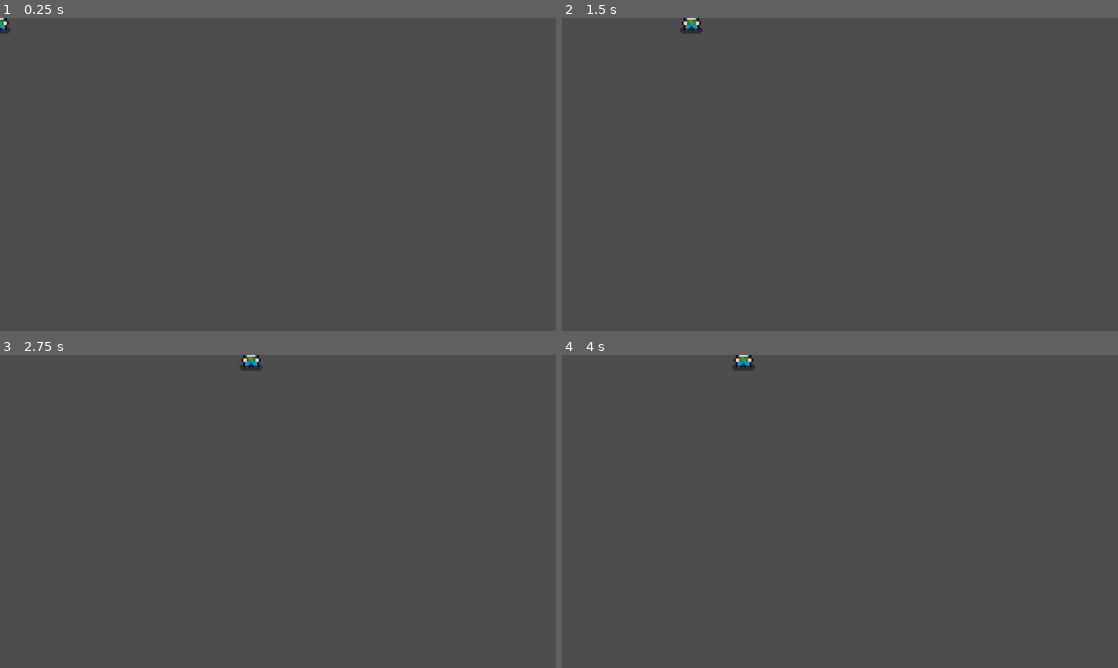
Above: before the commit, frames 1-4 (two rows, left to right).
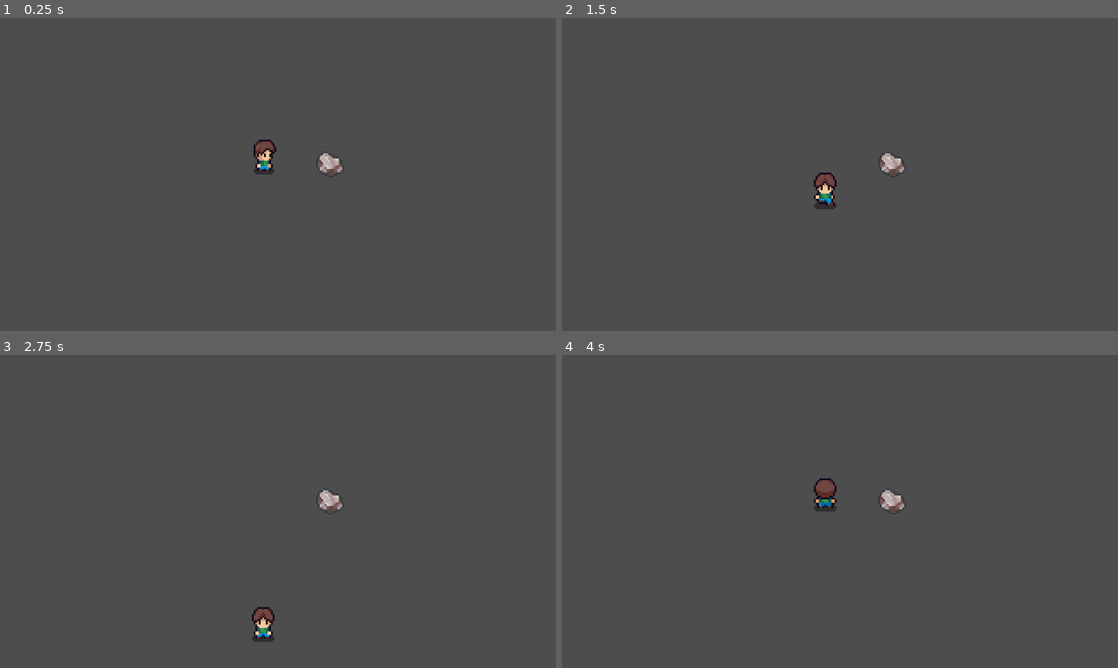
Above: after the commit, the same moments.

Repository: SiesmicMash/The-depths-of-mir
Game: Godot game, scene res://scenes/level.tscn
The game is run twice, just before and just after one commit, with the same random seed, the same clock (stepped at 60 frames per second) and the same inputs. Before the commit the project starts from res://scenes/player.tscn.
Inputs:
- Up to frame 1 (0.25 s): no input
- Up to frame 2 (1.5 s): hold Right (ui_right) 0.53-1.28 s; hold S (down, bound only after the commit) from 1.28 s (still down)
- Up to frame 3 (2.75 s): release S (down, bound only after the commit) at 2.03 s; hold Right (ui_right) from 2.03 s (still down)
- Up to frame 4 (4 s): release Right (ui_right) at 2.78 s; hold W (up, bound only after the commit) 2.78-3.53 s; hold Left (ui_left) from 3.53 s (still down)

The runs differ from the first frame. In frame 1, 0.7% of the frame differs, in the area x 0-62%, y 0-51%; in frame 2, 0.8%, in the area x 21-62%, y 0-62%; in frame 3, 0.8%; in frame 4, 0.8%.

Commit message:
added ore resources

Diff:
--- /dev/null
+++ b/the-depths-of-mir/data/ores/iron_ore.tres
@@ -0,0 +1,15 @@
+[gd_resource type="Resource" script_class="OreData" format=3 uid="uid://drw6rycqt34vu"]
+
+[ext_resource type="Script" uid="uid://bm3rjudf3wbx7" path="res://scripts/ore_data.gd" id="1_04tml"]
+[ext_resource type="Texture2D" uid="uid://ssbbvwcrdqq2" path="res://asset/images/ores/iron.png" id="2_04tml"]
+
+[sub_resource type="AtlasTexture" id="AtlasTexture_ydtff"]
+atlas = ExtResource("2_04tml")
+region = Rect2(0, 0, 16, 16)
+
+[resource]
+script = ExtResource("1_04tml")
+name = "iron_ore"
+texture = SubResource("AtlasTexture_ydtff")
+value = 20
+metadata/_custom_type_script = "uid://bm3rjudf3wbx7"
--- /dev/null
+++ b/the-depths-of-mir/data/ores/stone_ore.tres
@@ -0,0 +1,15 @@
+[gd_resource type="Resource" script_class="OreData" format=3 uid="uid://rrowlof8okyg"]
+
+[ext_resource type="Script" uid="uid://bm3rjudf3wbx7" path="res://scripts/ore_data.gd" id="1_1pas0"]
+[ext_resource type="Texture2D" uid="uid://cbw2b6630a7o3" path="res://asset/images/ores/stone.png" id="2_xj8ag"]
+
+[sub_resource type="AtlasTexture" id="AtlasTexture_ydtff"]
+atlas = ExtResource("2_xj8ag")
+region = Rect2(0, 0, 16, 16)
+
+[resource]
+script = ExtResource("1_1pas0")
+name = "stone_ore"
+texture = SubResource("AtlasTexture_ydtff")
+value = 10
+metadata/_custom_type_script = "uid://bm3rjudf3wbx7"
--- /dev/null
+++ b/the-depths-of-mir/data/rocks/iron.tres
@@ -0,0 +1,18 @@
+[gd_resource type="Resource" script_class="RockData" format=3 uid="uid://b1irscypiue7l"]
+
+[ext_resource type="Resource" uid="uid://drw6rycqt34vu" path="res://data/ores/iron_ore.tres" id="1_2p1yt"]
+[ext_resource type="Script" uid="uid://cqqb8fjy57vwe" path="res://scripts/rock_data.gd" id="1_qo01q"]
+[ext_resource type="Texture2D" uid="uid://ssbbvwcrdqq2" path="res://asset/images/ores/iron.png" id="2_8h880"]
+
+[sub_resource type="AtlasTexture" id="AtlasTexture_2p1yt"]
+atlas = ExtResource("2_8h880")
+region = Rect2(31.877647, 0.7635517, 16.202156, 15.310293)
+
+[resource]
+script = ExtResource("1_qo01q")
+texture = SubResource("AtlasTexture_2p1yt")
+max_health = 4
+rarity = 25
+min_depth = 3
+ore_resource = ExtResource("1_2p1yt")
+metadata/_custom_type_script = "uid://cqqb8fjy57vwe"
--- /dev/null
+++ b/the-depths-of-mir/data/rocks/stone.tres
@@ -0,0 +1,18 @@
+[gd_resource type="Resource" script_class="RockData" format=3 uid="uid://dm2kolr55poar"]
+
+[ext_resource type="Script" uid="uid://cqqb8fjy57vwe" path="res://scripts/rock_data.gd" id="1_2bddd"]
+[ext_resource type="Resource" uid="uid://rrowlof8okyg" path="res://data/ores/stone_ore.tres" id="1_x5ctv"]
+[ext_resource type="Texture2D" uid="uid://cbw2b6630a7o3" path="res://asset/images/ores/stone.png" id="2_blrke"]
+
+[sub_resource type="AtlasTexture" id="AtlasTexture_x5ctv"]
+atlas = ExtResource("2_blrke")
+region = Rect2(16.56736, 48.87057, 15.0130005, 14.12114)
+
+[resource]
+script = ExtResource("1_2bddd")
+texture = SubResource("AtlasTexture_x5ctv")
+max_health = 3
+rarity = 50
+min_depth = 1
+ore_resource = ExtResource("1_x5ctv")
+metadata/_custom_type_script = "uid://cqqb8fjy57vwe"
--- a/the-depths-of-mir/player.gd
+++ /dev/null
@@ -1,17 +0,0 @@
-extends CharacterBody2D
-
-
-const SPEED = 100
-
-
-func _physics_process(delta: float) -> void:
-
-	# Get the input direction and handle the movement/deceleration.
-	# As good practice, you should replace UI actions with custom gameplay actions.
-	var direction := Input.get_axis("ui_left", "ui_right")
-	if direction:
-		velocity.x = direction * SPEED
-	else:
-		velocity.x = move_toward(velocity.x, 0, SPEED)
-
-	move_and_slide()
--- a/the-depths-of-mir/project.godot
+++ b/the-depths-of-mir/project.godot
@@ -11,7 +11,7 @@
 [application]
 
 config/name="the depths of mir"
-run/main_scene="uid://cw71oy6uh8p5b"
+run/main_scene="uid://g3xsrnkyvysc"
 config/features=PackedStringArray("4.6", "Forward Plus")
 config/icon="res://icon.svg"
 
@@ -23,6 +23,29 @@
 window/size/window_height_override=720
 window/stretch/mode="canvas_items"
 
+[input]
+
+up={
+"deadzone": 0.2,
+"events": [Object(InputEventKey,"resource_local_to_scene":false,"resource_name":"","device":0,"window_id":0,"alt_pressed":false,"shift_pressed":false,"ctrl_pressed":false,"meta_pressed":false,"pressed":false,"keycode":0,"physical_keycode":87,"key_label":0,"unicode":0,"location":0,"echo":false,"script":null)
+]
+}
+down={
+"deadzone": 0.2,
+"events": [Object(InputEventKey,"resource_local_to_scene":false,"resource_name":"","device":0,"window_id":0,"alt_pressed":false,"shift_pressed":false,"ctrl_pressed":false,"meta_pressed":false,"pressed":false,"keycode":0,"physical_keycode":83,"key_label":0,"unicode":0,"location":0,"echo":false,"script":null)
+]
+}
+right={
+"deadzone": 0.2,
+"events": [Object(InputEventKey,"resource_local_to_scene":false,"resource_name":"","device":0,"window_id":0,"alt_pressed":false,"shift_pressed":false,"ctrl_pressed":false,"meta_pressed":false,"pressed":false,"keycode":0,"physical_keycode":68,"key_label":0,"unicode":0,"location":0,"echo":false,"script":null)
+]
+}
+left={
+"deadzone": 0.2,
+"events": [Object(InputEventKey,"resource_local_to_scene":false,"resource_name":"","device":-1,"window_id":0,"alt_pressed":false,"shift_pressed":false,"ctrl_pressed":false,"meta_pressed":false,"pressed":false,"keycode":0,"physical_keycode":65,"key_label":0,"unicode":97,"location":0,"echo":false,"script":null)
+]
+}
+
 [physics]
 
 3d/physics_engine="Jolt Physics"
--- /dev/null
+++ b/the-depths-of-mir/scenes/level.tscn
@@ -0,0 +1,12 @@
+[gd_scene format=3 uid="uid://g3xsrnkyvysc"]
+
+[ext_resource type="PackedScene" uid="uid://cw71oy6uh8p5b" path="res://scenes/player.tscn" id="1_w7c3h"]
+[ext_resource type="PackedScene" uid="uid://crfbuj3njnxsq" path="res://scenes/rock.tscn" id="2_w8frs"]
+
+[node name="Level" type="Node2D" unique_id=54460595]
+
+[node name="rock" parent="." unique_id=530539633 instance=ExtResource("2_w8frs")]
+position = Vector2(190, 84)
+
+[node name="Player" parent="." unique_id=497146431 instance=ExtResource("1_w7c3h")]
+position = Vector2(152, 81)
--- a/the-depths-of-mir/scenes/player.tscn
+++ b/the-depths-of-mir/scenes/player.tscn
@@ -1,7 +1,7 @@
 [gd_scene format=3 uid="uid://cw71oy6uh8p5b"]
 
 [ext_resource type="Texture2D" uid="uid://r1bxwrxpm1ny" path="res://asset/images/player/Player.png" id="1_3vyb7"]
-[ext_resource type="Script" uid="uid://68jx3m6brfof" path="res://player.gd" id="1_g2els"]
+[ext_resource type="Script" uid="uid://68jx3m6brfof" path="res://scripts/player.gd" id="1_g2els"]
 
 [sub_resource type="AtlasTexture" id="AtlasTexture_g2els"]
 atlas = ExtResource("1_3vyb7")
@@ -50,6 +50,102 @@
 [sub_resource type="AtlasTexture" id="AtlasTexture_jej6c"]
 atlas = ExtResource("1_3vyb7")
 region = Rect2(160, 32, 32, 32)
+
+[sub_resource type="AtlasTexture" id="AtlasTexture_f1ej7"]
+atlas = ExtResource("1_3vyb7")
+region = Rect2(0, 64, 32, 32)
+
+[sub_resource type="AtlasTexture" id="AtlasTexture_oprun"]
+atlas = ExtResource("1_3vyb7")
+region = Rect2(32, 64, 32, 32)
+
+[sub_resource type="AtlasTexture" id="AtlasTexture_a8ls1"]
+atlas = ExtResource("1_3vyb7")
+region = Rect2(64, 64, 32, 32)
+
+[sub_resource type="AtlasTexture" id="AtlasTexture_qfm1y"]
+atlas = ExtResource("1_3vyb7")
+region = Rect2(96, 64, 32, 32)
+
+[sub_resource type="AtlasTexture" id="AtlasTexture_fulsm"]
+atlas = ExtResource("1_3vyb7")
+region = Rect2(128, 64, 32, 32)
+
+[sub_resource type="AtlasTexture" id="AtlasTexture_4r5pv"]
+atlas = ExtResource("1_3vyb7")
+region = Rect2(160, 64, 32, 32)
+
+[sub_resource type="AtlasTexture" id="AtlasTexture_60mlk"]
+atlas = ExtResource("1_3vyb7")
+region = Rect2(0, 96, 32, 32)
+
+[sub_resource type="AtlasTexture" id="AtlasTexture_i4ail"]
+atlas = ExtResource("1_3vyb7")
+region = Rect2(32, 96, 32, 32)
+
+[sub_resource type="AtlasTexture" id="AtlasTexture_a38lo"]
+atlas = ExtResource("1_3vyb7")
+region = Rect2(64, 96, 32, 32)
+
+[sub_resource type="AtlasTexture" id="AtlasTexture_4ni07"]
+atlas = ExtResource("1_3vyb7")
+region = Rect2(96, 96, 32, 32)
+
+[sub_resource type="AtlasTexture" id="AtlasTexture_l71n6"]
+atlas = ExtResource("1_3vyb7")
+region = Rect2(128, 96, 32, 32)
+
+[sub_resource type="AtlasTexture" id="AtlasTexture_ke2ow"]
+atlas = ExtResource("1_3vyb7")
+region = Rect2(160, 96, 32, 32)
+
+[sub_resource type="AtlasTexture" id="AtlasTexture_ujl30"]
+atlas = ExtResource("1_3vyb7")
+region = Rect2(0, 128, 32, 32)
+
+[sub_resource type="AtlasTexture" id="AtlasTexture_31cv2"]
+atlas = ExtResource("1_3vyb7")
+region = Rect2(32, 128, 32, 32)
+
+[sub_resource type="AtlasTexture" id="AtlasTexture_pf23h"]
+atlas = ExtResource("1_3vyb7")
+region = Rect2(64, 128, 32, 32)
+
+[sub_resource type="AtlasTexture" id="AtlasTexture_dt7fs"]
+atlas = ExtResource("1_3vyb7")
+region = Rect2(96, 128, 32, 32)
+
+[sub_resource type="AtlasTexture" id="AtlasTexture_wqfne"]
+atlas = ExtResource("1_3vyb7")
+region = Rect2(128, 128, 32, 32)
+
+[sub_resource type="AtlasTexture" id="AtlasTexture_wnwbv"]
+atlas = ExtResource("1_3vyb7")
+region = Rect2(160, 128, 32, 32)
+
+[sub_resource type="AtlasTexture" id="AtlasTexture_gl8cc"]
+atlas = ExtResource("1_3vyb7")
+region = Rect2(0, 160, 32, 32)
+
+[sub_resource type="AtlasTexture" id="AtlasTexture_487ah"]
+atlas = ExtResource("1_3vyb7")
+region = Rect2(32, 160, 32, 32)
+
+[sub_resource type="AtlasTexture" id="AtlasTexture_md1ol"]
+atlas = ExtResource("1_3vyb7")
+region = Rect2(64, 160, 32, 32)
+
+[sub_resource type="AtlasTexture" id="AtlasTexture_bj30b"]
+atlas = ExtResource("1_3vyb7")
+region = Rect2(96, 160, 32, 32)
+
+[sub_resource type="AtlasTexture" id="AtlasTexture_jc3p3"]
+atlas = ExtResource("1_3vyb7")
+region = Rect2(128, 160, 32, 32)
+
+[sub_resource type="AtlasTexture" id="AtlasTexture_hax0n"]
+atlas = ExtResource("1_3vyb7")
+region = Rect2(160, 160, 32, 32)
 
 [sub_resource type="SpriteFrames" id="SpriteFrames_f1ej7"]
 animations = [{
@@ -74,7 +170,7 @@
 }],
 "loop": true,
 "name": &"idle_down",
-"speed": 5.0
+"speed": 7.0
 }, {
 "frames": [{
 "duration": 1.0,
@@ -97,12 +193,99 @@
 }],
 "loop": true,
 "name": &"idle_right",
-"speed": 5.0
-}, {
-"frames": [],
+"speed": 7.0
+}, {
+"frames": [{
+"duration": 1.0,
+"texture": SubResource("AtlasTexture_f1ej7")
+}, {
+"duration": 1.0,
+"texture": SubResource("AtlasTexture_oprun")
+}, {
+"duration": 1.0,
+"texture": SubResource("AtlasTexture_a8ls1")
+}, {
+"duration": 1.0,
+"texture": SubResource("AtlasTexture_qfm1y")
+}, {
+"duration": 1.0,
+"texture": SubResource("AtlasTexture_fulsm")
+}, {
+"duration": 1.0,
+"texture": SubResource("AtlasTexture_4r5pv")
+}],
 "loop": true,
 "name": &"idle_up",
-"speed": 5.0
+"speed": 7.0
+}, {
+"frames": [{
+"duration": 1.0,
+"texture": SubResource("AtlasTexture_60mlk")
+}, {
+"duration": 1.0,
+"texture": SubResource("AtlasTexture_i4ail")
+}, {
+"duration": 1.0,
+"texture": SubResource("AtlasTexture_a38lo")
+}, {
+"duration": 1.0,
+"texture": SubResource("AtlasTexture_4ni07")
+}, {
+"duration": 1.0,
+"texture": SubResource("AtlasTexture_l71n6")
+}, {
+"duration": 1.0,
+"texture": SubResource("AtlasTexture_ke2ow")
+}],
+"loop": true,
+"name": &"run_down",
+"speed": 7.0
+}, {
+"frames": [{
+"duration": 1.0,
+"texture": SubResource("AtlasTexture_ujl30")
+}, {
+"duration": 1.0,
+"texture": SubResource("AtlasTexture_31cv2")
+}, {
+"duration": 1.0,
+"texture": SubResource("AtlasTexture_pf23h")
+}, {
+"duration": 1.0,
+"texture": SubResource("AtlasTexture_dt7fs")
+}, {
+"duration": 1.0,
+"texture": SubResource("AtlasTexture_wqfne")
+}, {
+"duration": 1.0,
+"texture": SubResource("AtlasTexture_wnwbv")
+}],
+"loop": true,
+"name": &"run_right",
+"speed": 7.0
+}, {
+"frames": [{
+"duration": 1.0,
+"texture": SubResource("AtlasTexture_gl8cc")
+}, {
+"duration": 1.0,
+"texture": SubResource("AtlasTexture_487ah")
+}, {
+"duration": 1.0,
+"texture": SubResource("AtlasTexture_md1ol")
+}, {
+"duration": 1.0,
+"texture": SubResource("AtlasTexture_bj30b")
+}, {
+"duration": 1.0,
+"texture": SubResource("AtlasTexture_jc3p3")
+}, {
+"duration": 1.0,
+"texture": SubResource("AtlasTexture_hax0n")
+}],
+"loop": true,
+"name": &"run_up",
+"speed": 7.0
 }]
 
 [sub_resource type="RectangleShape2D" id="RectangleShape2D_qhqgy"]
@@ -114,6 +297,7 @@
 [node name="AnimatedSprite2D" type="AnimatedSprite2D" parent="." unique_id=188241318]
 sprite_frames = SubResource("SpriteFrames_f1ej7")
 animation = &"idle_down"
+frame_progress = 0.050098173
 
 [node name="CollisionShape2D" type="CollisionShape2D" parent="." unique_id=1178715140]
 position = Vector2(-0.5, 5.5)
--- /dev/null
+++ b/the-depths-of-mir/scenes/rock.tscn
@@ -0,0 +1,23 @@
+[gd_scene format=3 uid="uid://crfbuj3njnxsq"]
+
+[ext_resource type="Texture2D" uid="uid://cbw2b6630a7o3" path="res://asset/images/ores/stone.png" id="1_1di36"]
+[ext_resource type="Script" uid="uid://cveesep831axp" path="res://scripts/rock.gd" id="1_ik6fu"]
+[ext_resource type="Resource" uid="uid://b1irscypiue7l" path="res://data/rocks/iron.tres" id="2_872ht"]
+
+[sub_resource type="AtlasTexture" id="AtlasTexture_mek2u"]
+atlas = ExtResource("1_1di36")
+region = Rect2(16.060158, 47.95802, 15.886917, 15.728485)
+
+[sub_resource type="CircleShape2D" id="CircleShape2D_ik6fu"]
+radius = 7.0
+
+[node name="rock" type="StaticBody2D" unique_id=530539633]
+script = ExtResource("1_ik6fu")
+data = ExtResource("2_872ht")
+
+[node name="Sprite2D" type="Sprite2D" parent="." unique_id=862971556]
+texture = SubResource("AtlasTexture_mek2u")
+
+[node name="CollisionShape2D" type="CollisionShape2D" parent="." unique_id=1415627723]
+position = Vector2(0, 1)
+shape = SubResource("CircleShape2D_ik6fu")
--- /dev/null
+++ b/the-depths-of-mir/scripts/ore_data.gd
@@ -0,0 +1,6 @@
+extends Resource
+class_name OreData
+
+@export var name: String
+@export var texture: Texture2D
+@export var value: int
--- /dev/null
+++ b/the-depths-of-mir/scripts/player.gd
@@ -0,0 +1,43 @@
+extends CharacterBody2D
+
+
+const SPEED = 100
+
+var last_direction: Vector2 = Vector2.RIGHT
+
+@onready var animated_sprite_2d: AnimatedSprite2D = $AnimatedSprite2D
+
+
+func _physics_process(_delta: float) -> void:
+	process_movement()
+	process_animation()
+	move_and_slide()
+
+#region movement
+func process_movement() -> void:
+	# Get the input direction and handle the movement/deceleration.
+	var direction := Input.get_vector("left","right", "up", "down")
+
+	if direction != Vector2.ZERO:
+		velocity = direction * SPEED
+		last_direction = direction
+	else:
+		velocity = Vector2.ZERO
+#endregion
+
+#region animation
+func process_animation()->void:
+	if velocity != Vector2.ZERO:
+		play_animation("run", last_direction)
+	else:
+		play_animation("idle", last_direction)
+
+func play_animation(prefix: String, dir: Vector2) -> void:
+	if dir.x != 0:
+		animated_sprite_2d.flip_h = dir.x < 0
+		animated_sprite_2d.play(prefix + "_right")
+	if dir.y < 0:
+		animated_sprite_2d.play(prefix + "_up")
+	if dir.y > 0:
+		animated_sprite_2d.play(prefix + "_down")
+#endregion
--- /dev/null
+++ b/the-depths-of-mir/scripts/rock.gd
@@ -0,0 +1,12 @@
+extends StaticBody2D
+
+var health: int
+
+@export var data: RockData
+
+@onready var sprite_2d: Sprite2D = $Sprite2D
+
+# Called when the node enters the scene tree for the first time.
+func _ready() -> void:
+	health = data.max_health
+	sprite_2d.texture = data.texture
--- /dev/null
+++ b/the-depths-of-mir/scripts/rock_data.gd
@@ -0,0 +1,8 @@
+extends Resource
+class_name RockData
+
+@export var texture: Texture2D
+@export var max_health: int
+@export var rarity: int
+@export var min_depth: int
+@export var ore_resource: OreData
Binary file added: the-depths-of-mir/asset/images/gems/amethyst.png
Not shown, added: the-depths-of-mir/asset/images/gems/amethyst.png.import
Binary file added: the-depths-of-mir/asset/images/gems/diamond.png
Not shown, added: the-depths-of-mir/asset/images/gems/diamond.png.import
Binary file added: the-depths-of-mir/asset/images/ores/coal.png
Not shown, added: the-depths-of-mir/asset/images/ores/coal.png.import
Binary file added: the-depths-of-mir/asset/images/ores/gold.png
Not shown, added: the-depths-of-mir/asset/images/ores/gold.png.import
Binary file added: the-depths-of-mir/asset/images/ores/iron.png
Not shown, added: the-depths-of-mir/asset/images/ores/iron.png.import
Binary file added: the-depths-of-mir/asset/images/ores/ore n gems - all.png
Not shown, added: the-depths-of-mir/asset/images/ores/ore n gems - all.png.import
(and 10 more such lines)
